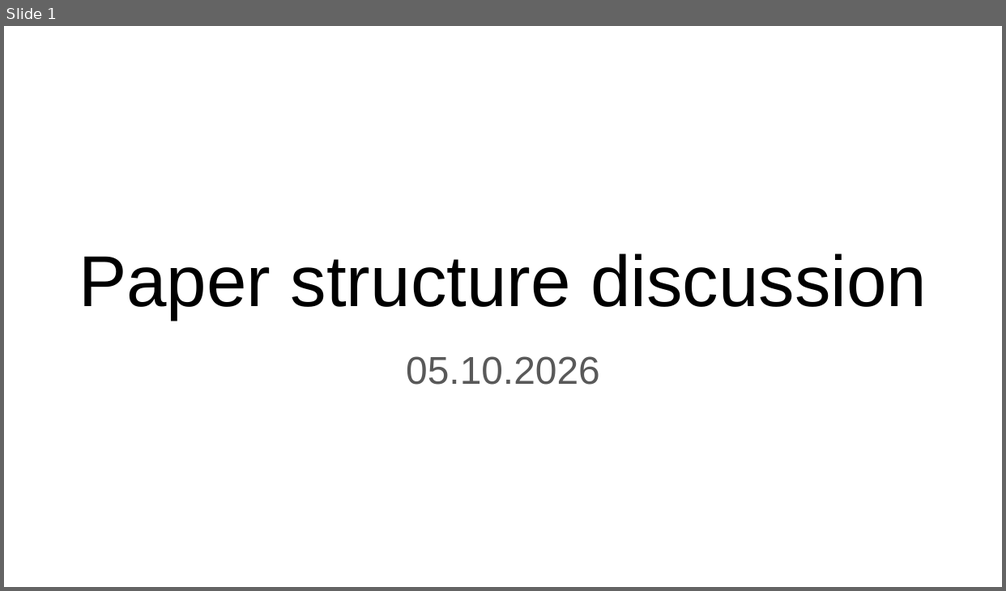
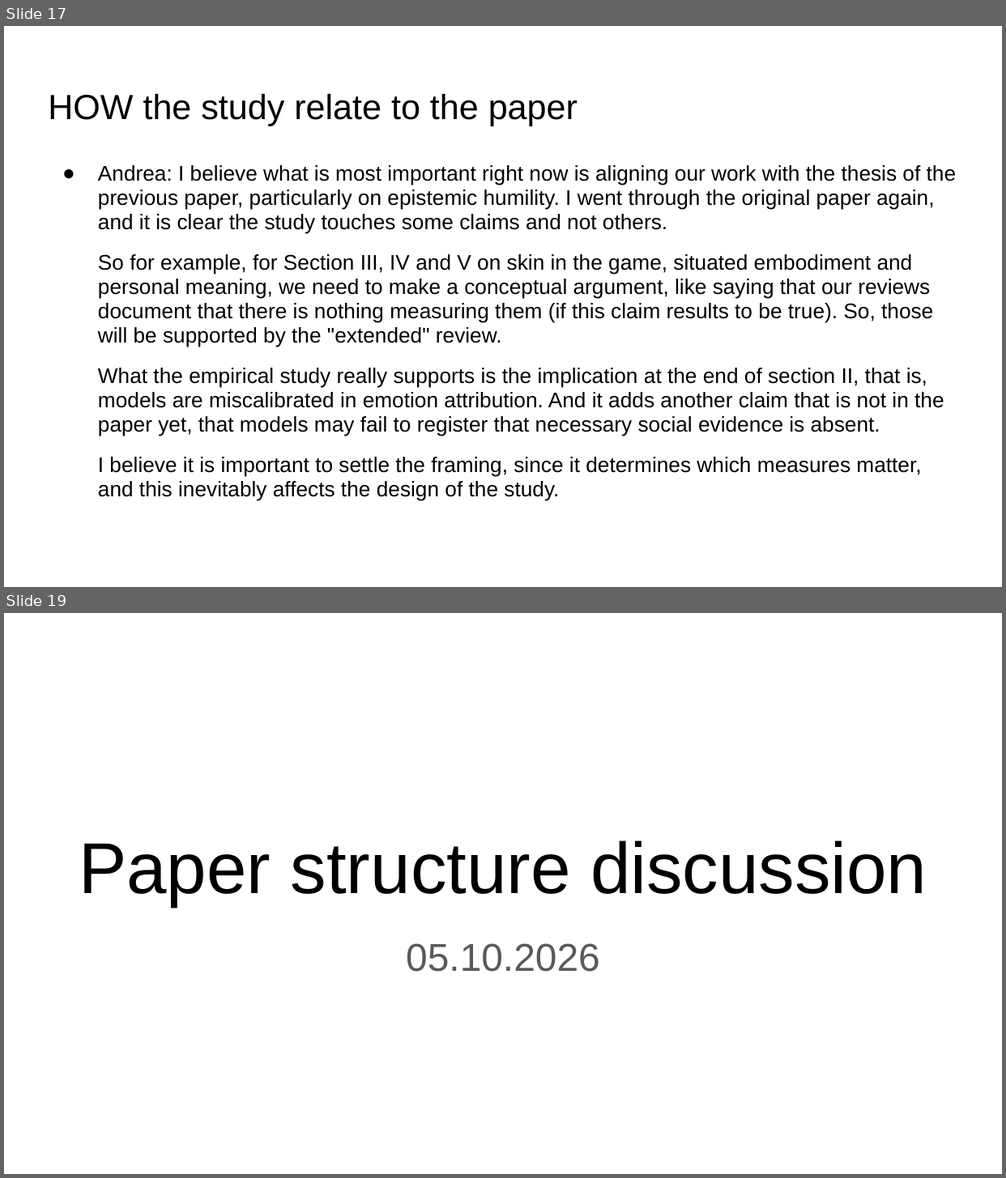
Before and after one commit to seriozh1/ai-alignment-demands-emotions, a slide deck: files/AI Alignemnt Emotions all slides.pptx. Shown one above the other, each under a label of ours: slide 1 before the commit, slides 17 and 19 after it; the slides between them are not shown. The pictures are 1006x591 and 1006x1178 pixels, drawn with LibreOffice and Linux fonts; fonts in the diff are those of the drawing. Boxes give left, top, right and bottom in pixels: in the first picture for what was removed or moved away, otherwise in the second. Text is boxed around its words. In the diff, an @@ line names an element or a change of style, - is before the commit and + after.

```diff
--- a/files/AI Alignemnt Emotions all slides.pptx
+++ b/files/AI Alignemnt Emotions all slides.pptx
@@ slide 17 added at [4, 26, 1002, 587], background #FFFFFF @@
@@ title added at [48, 93, 577, 126], 25.2 pt, text #000000 @@
+HOW the study relate to the paper
@@ text added at [98, 165, 956, 501], 15.3 pt, text #000000 @@
+● Andrea: I believe what is most important right now is aligning our work with the thesis of the previous paper, particularly on epistemic humility. I went through the original paper again, and it is clear the study touches some claims and not others.
+So for example, for Section III, IV and V on skin in the game, situated embodiment and personal meaning, we need to make a conceptual argument, like saying that our reviews document that there is nothing measuring them (if this claim results to be true). So, those will be supported by the "extended" review.
+What the empirical study really supports is the implication at the end of section II, that is, models are miscalibrated in emotion attribution. And it adds another claim that is not in the paper yet, that models may fail to register that necessary social evidence is absent.
+I believe it is important to settle the framing, since it determines which measures matter, and this inevitably affects the design of the study.
@@ what was slide 1 is now slide 19 @@
```
Also in this commit, not shown: 17 other slides added, 17 other files.
